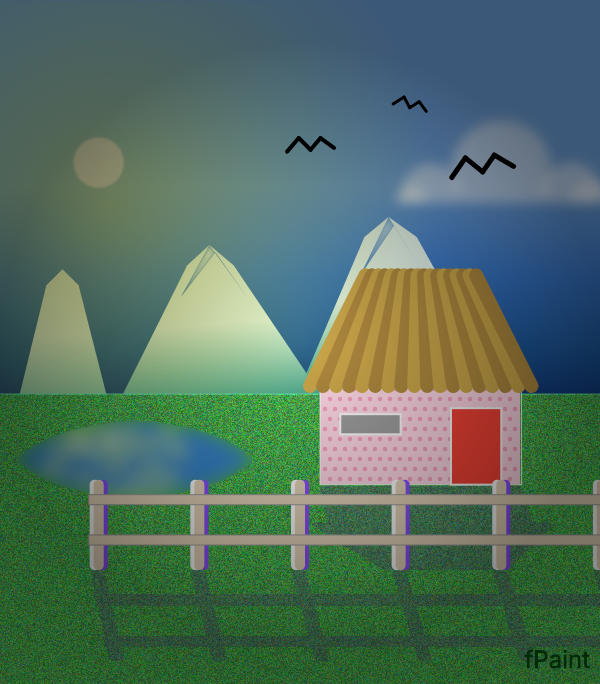
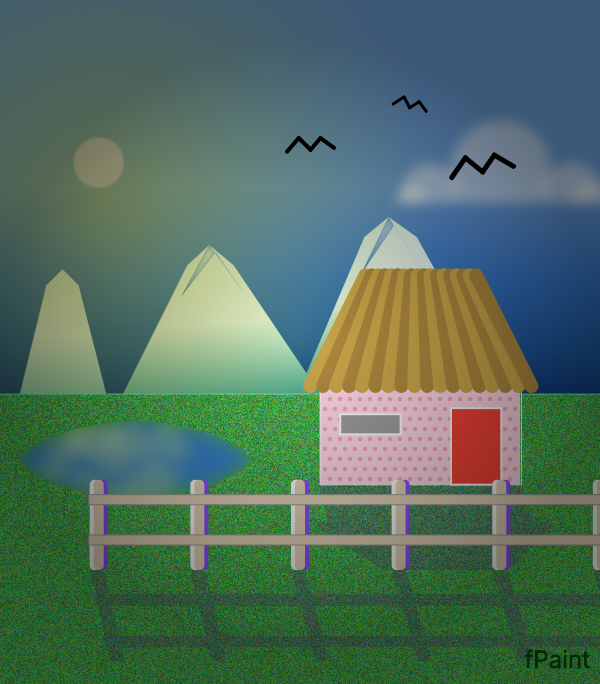
Comparing the layer stacks of the two 600 × 684 images. Changes:
painted on "Land" over [0, 394, 600, 684]
